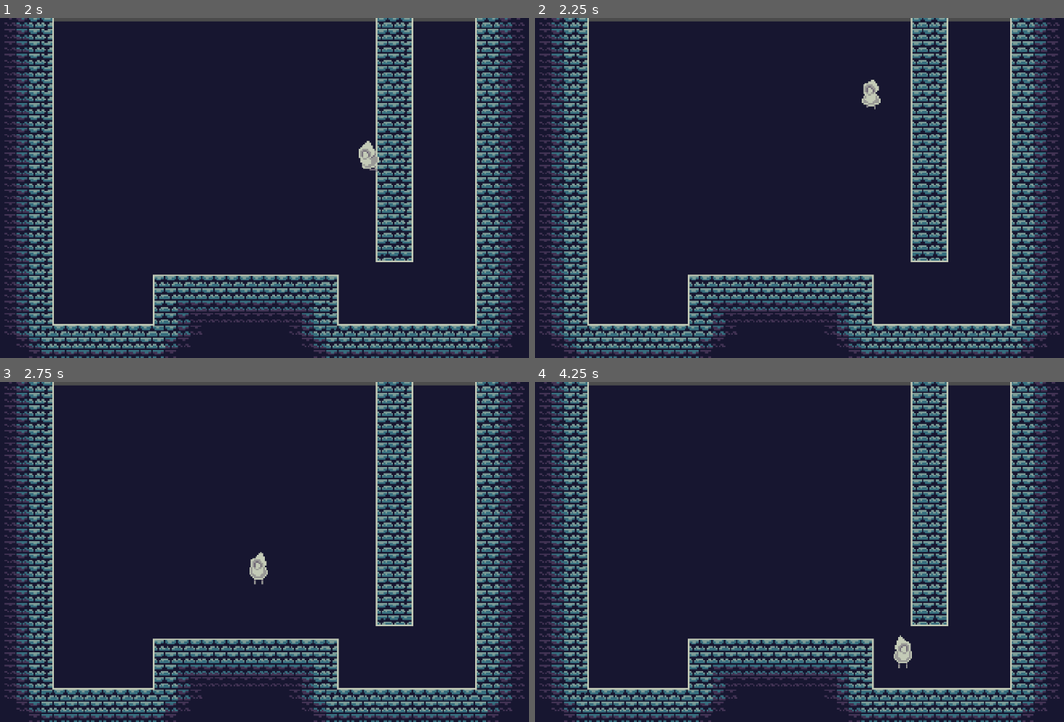
Above: before the commit, frames 1-4 (two rows, left to right).
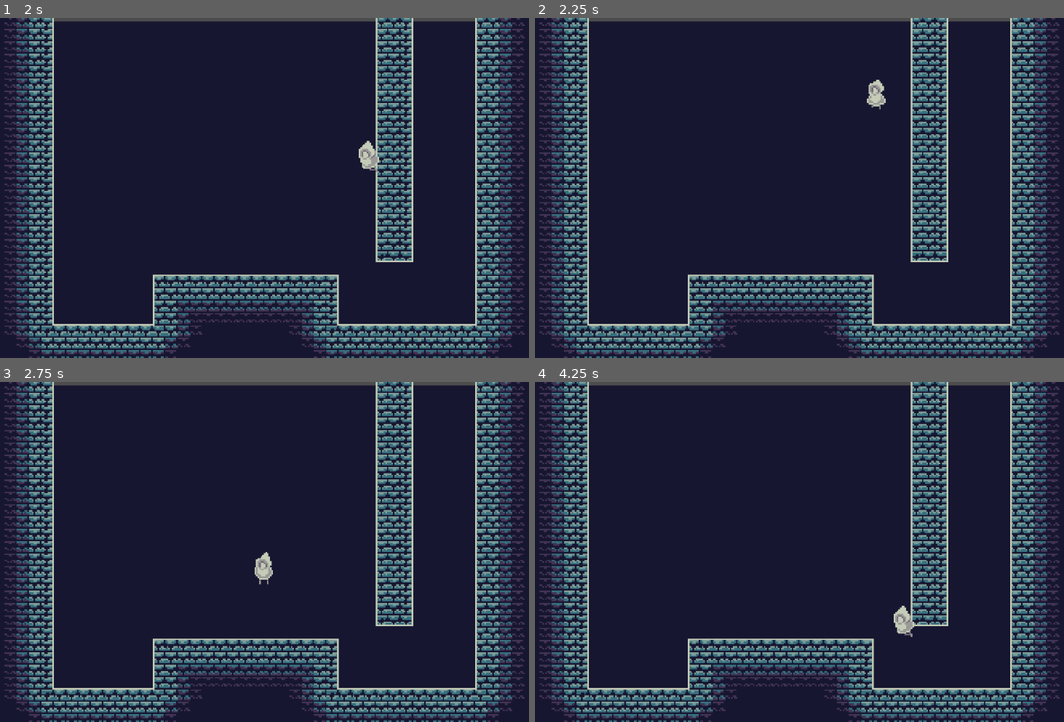
Above: after the commit, the same moments.

Repository: chrisjusto/WizardWoesComleteEdition
Game: Godot game, scene res://GameLevels/TestWorld.tscn
Two runs of this game, one before a commit and one after it. Both use one fixed random seed, a clock stepped at 60 frames per second and the inputs below.
Inputs:
- Up to frame 1 (2 s): hold Space (jump) 0.53-1.28 s; hold D (right) from 0.53 s (still down); tap Space (jump) at 1.35, 1.52, 1.82 s
- Up to frame 2 (2.25 s): release D (right) at 2.03 s; hold A (left) from 2.03 s (still down); hold Space (jump) from 2.03 s (still down)
- Up to frame 3 (2.75 s): keep holding A (left); keep holding Space (jump)
- Up to frame 4 (4.25 s): release A (left) at 2.78 s; release Space (jump) at 2.78 s; hold D (right) from 2.78 s (still down); tap Space (jump) at 2.85, 3.02, 3.32 s; hold Space (jump) from 3.53 s (still down)

Frame 1 is identical in both runs. In frame 2, 0.2% of the frame differs, in the area x 61-67%, y 18-27%; in frame 3, 0.3%; in frame 4, 0.5%, in the area x 67-72%, y 65-85%.

Commit message:
added controller input and grace period to wallhop

Diff:
--- a/Game/Wizard/Scripts/Player.gd
+++ b/Game/Wizard/Scripts/Player.gd
@@ -20,6 +20,7 @@
 var iswalljumping = false
 var walljumpincrement = 0
 var lockmovement = false
+var wallgraceperiod = 0
 onready var wallcheck = get_node("WallCheck")
 
 #Movement
@@ -30,15 +31,16 @@
 		isright = IsRight
 		$AnimationPlayer.play(Anim)
 	else:
-		if iswalljumping == false:
-			motion.x = lerp(motion.x,MaxSpeed,0.05)
-			isright = IsRight
-			$AnimationPlayer.play(Anim)
-		else:
-			if lockmovement == false:
-				motion.x = lerp(motion.x, MaxSpeed, .75)
-				isright=IsRight
+		if isonwall == false:
+			if iswalljumping == false:
+				motion.x = lerp(motion.x,MaxSpeed,0.05)
+				isright = IsRight
 				$AnimationPlayer.play(Anim)
+			else:
+				if lockmovement == false:
+					motion.x = lerp(motion.x, MaxSpeed, .75)
+					isright=IsRight
+					$AnimationPlayer.play(Anim)
 #Animation Stuff
 func RotateSprite (Direction):
 	if Direction == true:
@@ -85,8 +87,17 @@
 							WallJumpInput(isright)
 							isonwall = false
 				else:
-					activegravity=gravity
-					isonwall = false
+					if isonwall == true:
+						if wallgraceperiod < 7:
+							wallgraceperiod = wallgraceperiod + 1
+							$AnimationPlayer.play("WallSlide")
+							if Input.is_action_just_pressed("jump"):
+								WallJumpInput(isright)
+								isonwall = false
+						else:
+							print ("endgraceperiod")
+							isonwall = false
+							activegravity = gravity
 			else:
 				if Input.is_action_pressed("left"):
 					isonwall = true
@@ -96,8 +107,17 @@
 							WallJumpInput(isright)
 							isonwall = false
 				else:
-					activegravity=gravity
-					isonwall = false
+					if isonwall == true:
+						if wallgraceperiod < 7:
+							wallgraceperiod = wallgraceperiod + 1
+							$AnimationPlayer.play("WallSlide")
+							if Input.is_action_just_pressed("jump"):
+								WallJumpInput(isright)
+								isonwall = false
+						else:
+							print ("endgraceperiod")
+							isonwall = false
+							activegravity = gravity
 		else:
 			activegravity=gravity
 			isonwall = false
@@ -141,6 +161,7 @@
 	else:
 		motion.y += activegravity
 		wallslideinterval = 0
+		wallgraceperiod = 0
 	#ensure we never fall faster than intended
 	if motion.y > maxfallspeed:
 		motion.y = maxfallspeed
--- a/Game/Wizard/project.godot
+++ b/Game/Wizard/project.godot
@@ -27,16 +27,19 @@
 right={
 "deadzone": 0.5,
 "events": [ Object(InputEventKey,"resource_local_to_scene":false,"resource_name":"","device":0,"alt":false,"shift":false,"control":false,"meta":false,"command":false,"pressed":false,"scancode":68,"physical_scancode":0,"unicode":0,"echo":false,"script":null)
+, Object(InputEventJoypadMotion,"resource_local_to_scene":false,"resource_name":"","device":-1,"axis":0,"axis_value":1.0,"script":null)
  ]
 }
 left={
 "deadzone": 0.5,
 "events": [ Object(InputEventKey,"resource_local_to_scene":false,"resource_name":"","device":0,"alt":false,"shift":false,"control":false,"meta":false,"command":false,"pressed":false,"scancode":65,"physical_scancode":0,"unicode":0,"echo":false,"script":null)
+, Object(InputEventJoypadMotion,"resource_local_to_scene":false,"resource_name":"","device":0,"axis":0,"axis_value":-1.0,"script":null)
  ]
 }
 jump={
 "deadzone": 0.5,
 "events": [ Object(InputEventKey,"resource_local_to_scene":false,"resource_name":"","device":0,"alt":false,"shift":false,"control":false,"meta":false,"command":false,"pressed":false,"scancode":32,"physical_scancode":0,"unicode":0,"echo":false,"script":null)
+, Object(InputEventJoypadButton,"resource_local_to_scene":false,"resource_name":"","device":0,"button_index":1,"pressure":0.0,"pressed":false,"script":null)
  ]
 }
 
